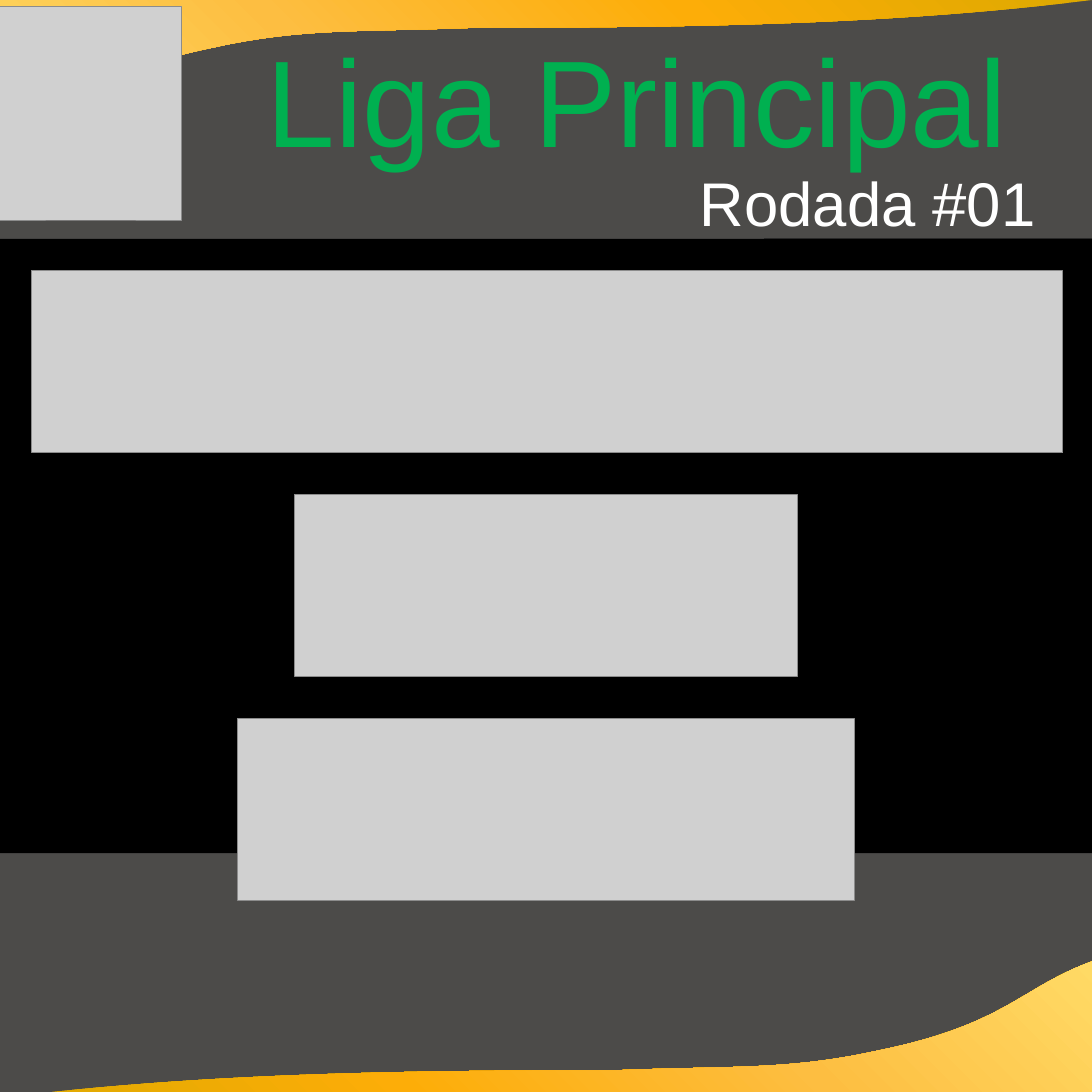
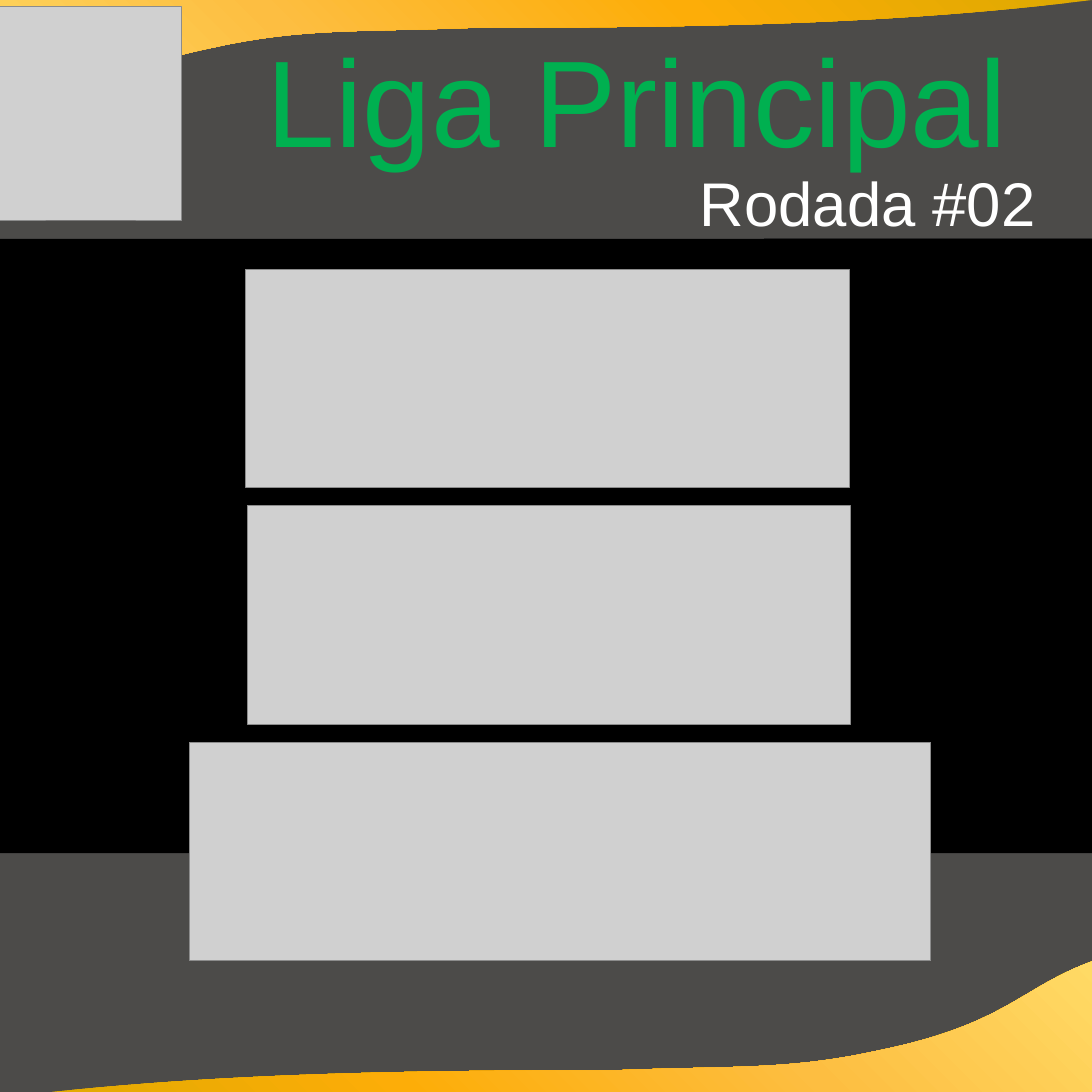
Before and after one commit to cknakayama/automacao_ligaroletarussa2021, a slide deck: slide 3 of Informativos.pptx. Drawn at 1092x1092 pixels with LibreOffice and Linux fonts; fonts in the diff are those of the drawing; grey boxes stand for pictures; background and template pictures are left out. Boxes give left, top, right and bottom in pixels: in the first picture for what was removed or moved away, otherwise in the second. Text is boxed around its words. In the diff, an @@ line names an element or a change of style, - is before the commit and + after.

Commit message:
atualizacao rodada02

```diff
--- a/Informativos.pptx
+++ b/Informativos.pptx
@@ text at bbox=[700, 181, 1036, 227]: text changed @@
-Rodada #01
+Rodada #02
@@ picture: place and size @@
-picture at bbox=[32, 271, 1063, 453]
+picture at bbox=[246, 269, 850, 487]
@@ picture: place and size @@
-picture at bbox=[295, 495, 797, 677]
+picture at bbox=[247, 506, 851, 724]
@@ picture: place and size @@
-picture at bbox=[238, 718, 854, 901]
+picture at bbox=[190, 742, 931, 961]
```
Also in this commit, not shown: 3 other slides changed, 2 other files.
